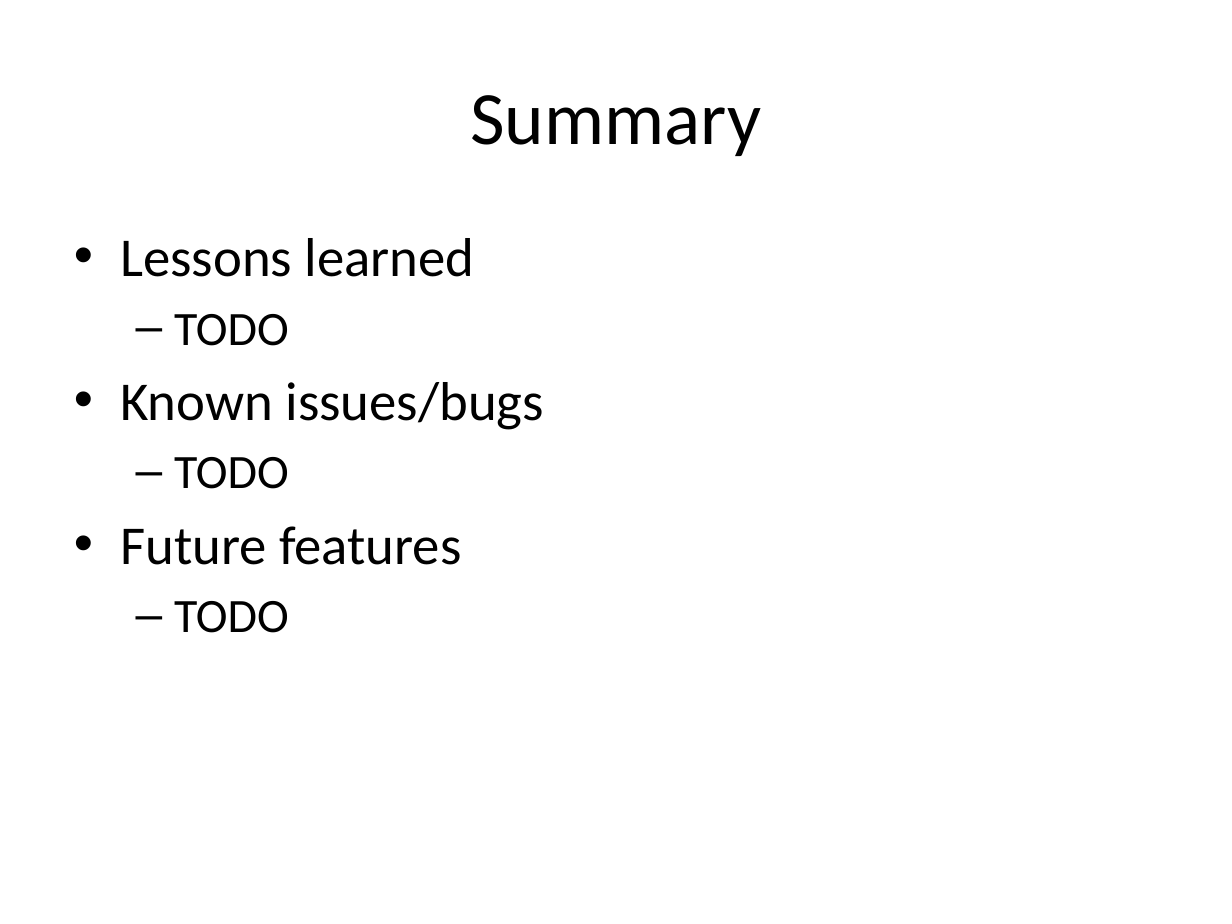
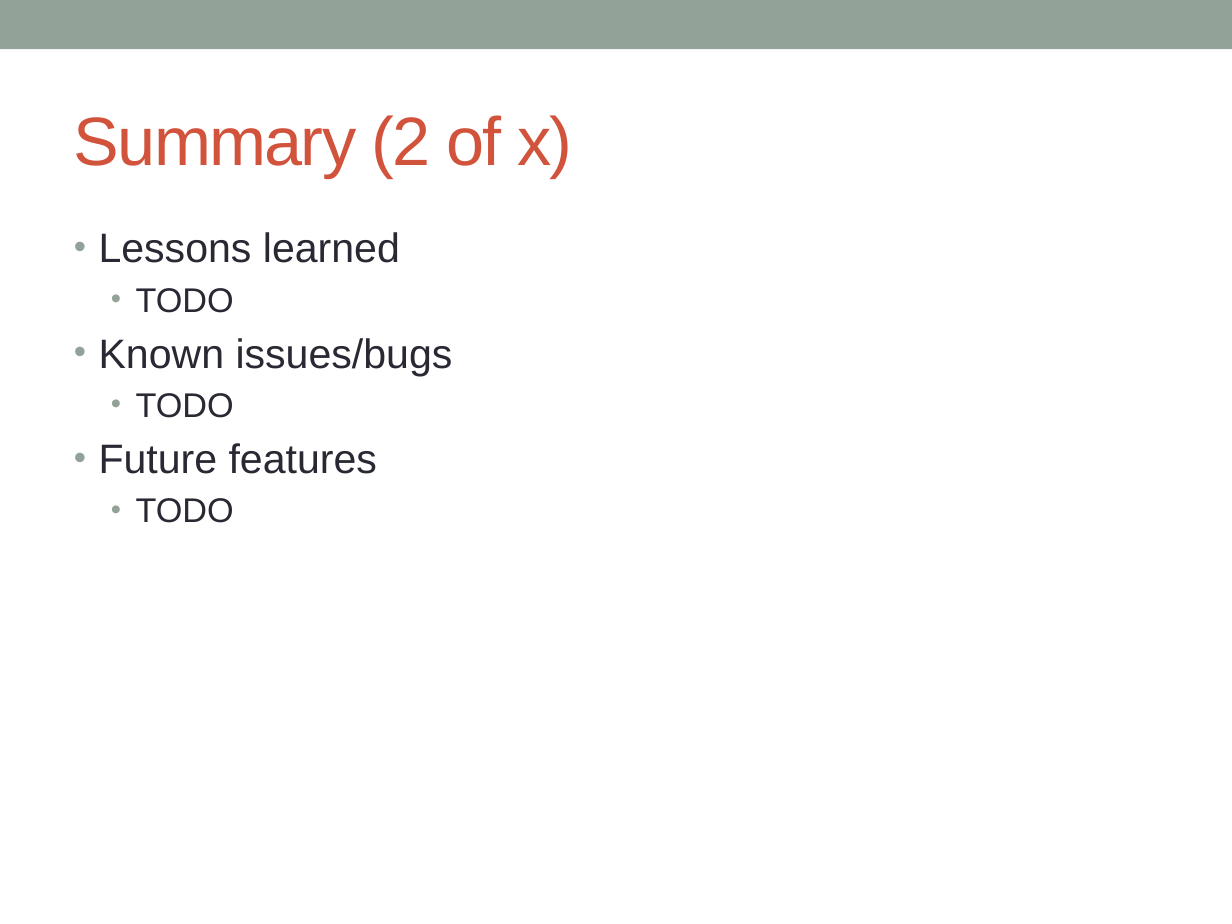
Before and after one commit to nodemvc/node-mvc, a slide deck: slide 12 of Documents/nodeMvcPresentation.pptx. Drawn at 1232x924 pixels with LibreOffice and Linux fonts; fonts in the diff are those of the drawing. Boxes give left, top, right and bottom in pixels: in the first picture for what was removed or moved away, otherwise in the second. Text is boxed around its words. In the diff, an @@ line names an element or a change of style, - is before the commit and + after.

```diff
--- a/Documents/nodeMvcPresentation.pptx
+++ b/Documents/nodeMvcPresentation.pptx
@@ rectangle added at (x1=0, y1=0, x2=1232, y2=49), fill #93A299 @@
@@ title at (x1=74, y1=115, x2=572, y2=178): text changed; size 44 to 40 pt; font Calibri to Arial; text colour #000000 to #D2533C @@
-Summary
+Summary (2 of x)
@@ text "Lessons learned" at (x1=99, y1=232, x2=453, y2=523): size 32 to 24 pt in "Lessons learned", "Known issues/bugs", "Future features"; font Calibri to Arial, text colour #000000 to #292934; size 28 to 20 pt in "TODO", "TODO", "TODO"; indent changed; less space between paragraphs; bullet – to • @@
```
Also in this commit, not shown: 7 other slides changed, 6 slides added, 4 slides removed.
